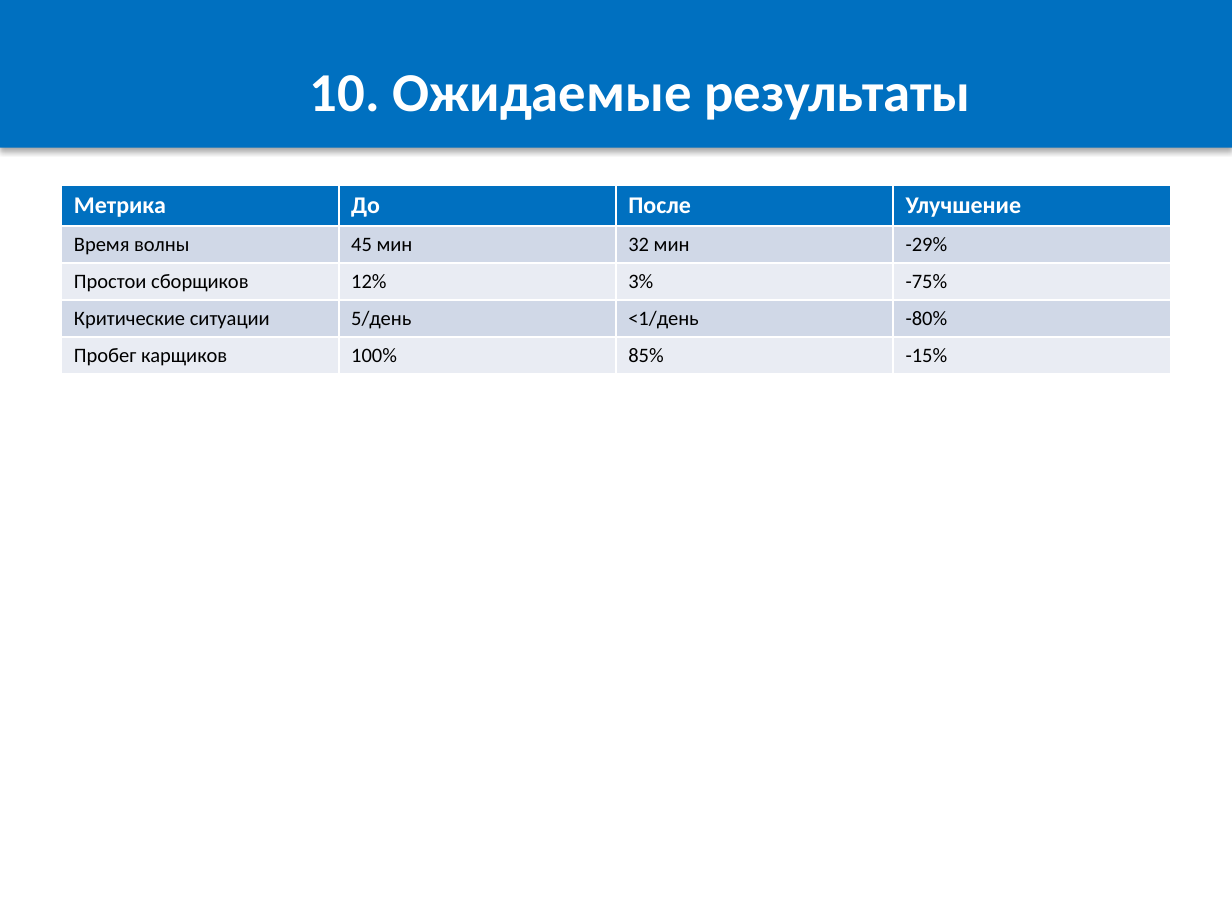
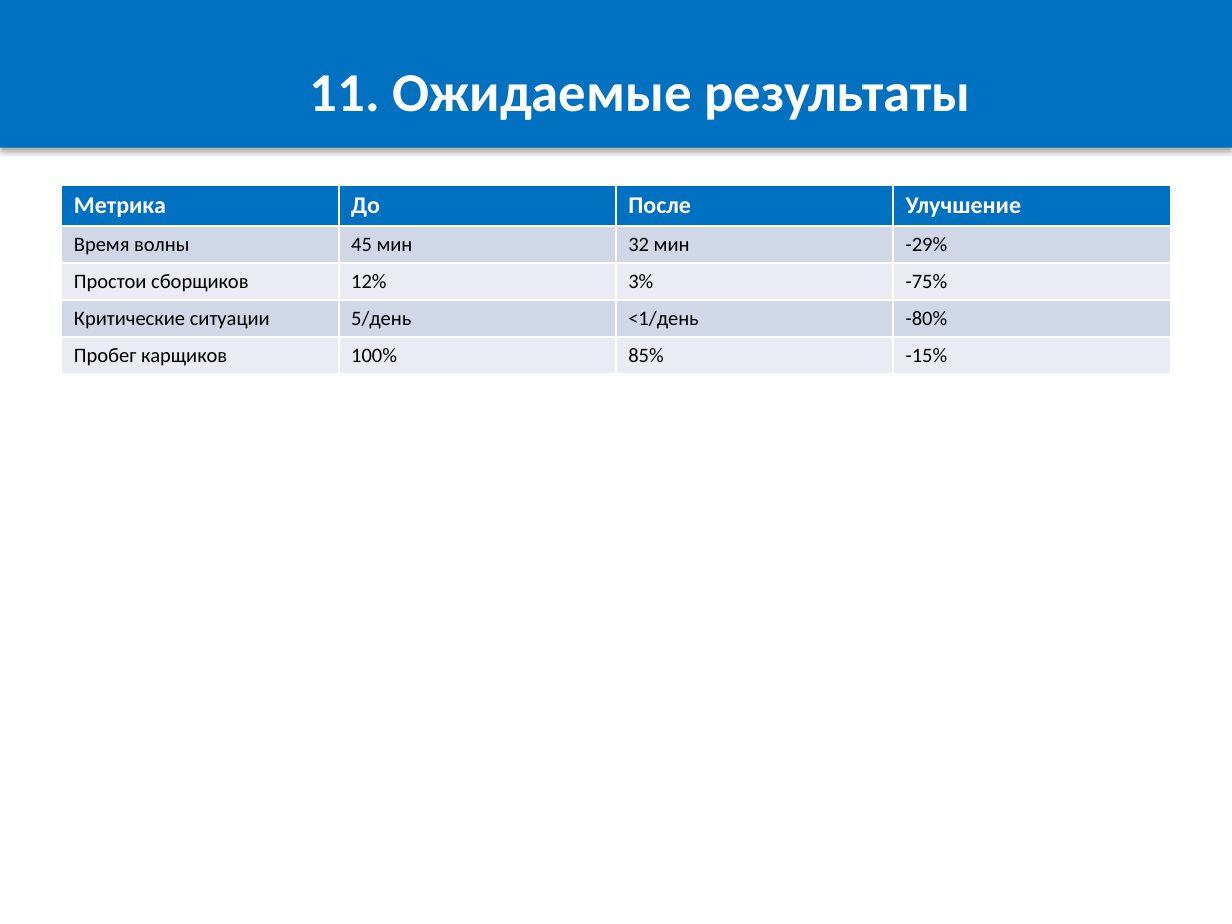
Before and after one commit to OnicaIon/WMSOpti, a slide deck: slide 12 of docs/WMS_Buffer_Optimization.pptx (slide 11 before the commit). Drawn at 1232x924 pixels with LibreOffice and Linux fonts; fonts in the diff are those of the drawing. Boxes give left, top, right and bottom in pixels: in the first picture for what was removed or moved away, otherwise in the second. Text is boxed around its words. In the diff, an @@ line names an element or a change of style, - is before the commit and + after.

```diff
--- a/docs/WMS_Buffer_Optimization.pptx
+++ b/docs/WMS_Buffer_Optimization.pptx
@@ text in rectangle at box(310, 75, 971, 120): text changed @@
-10. Ожидаемые результаты
+11. Ожидаемые результаты
```
Also in this commit, not shown: 5 other slides changed, 1 slide added, 2 other files.
